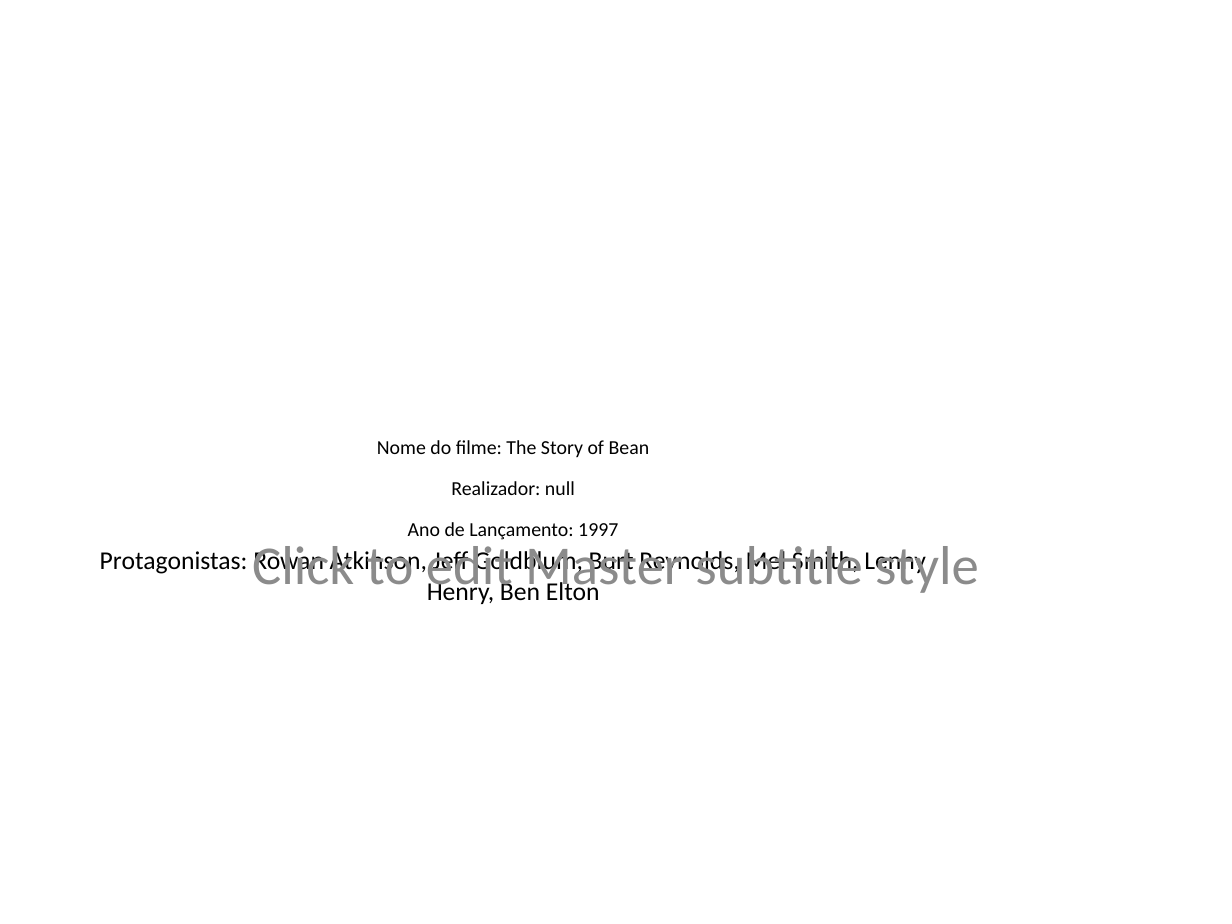
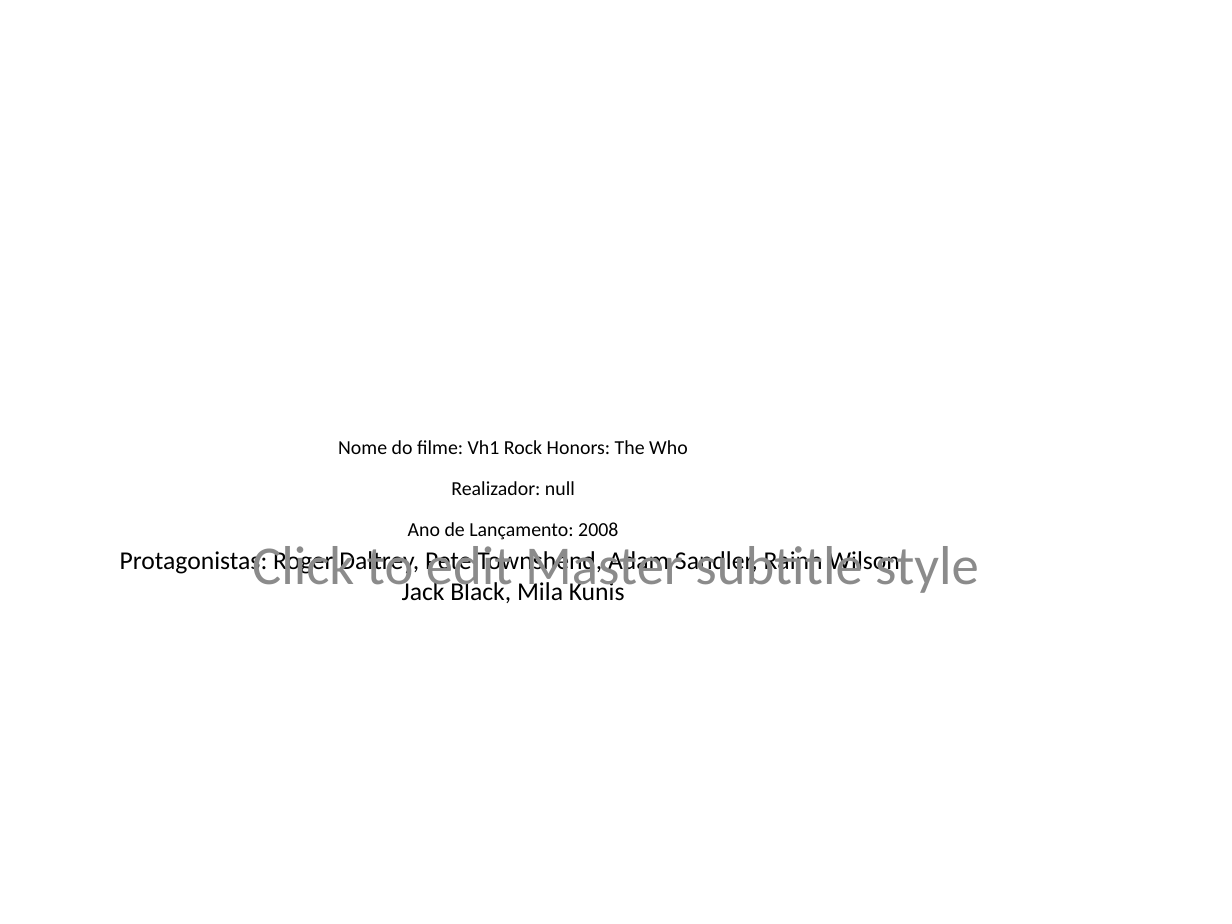
Before and after one commit to rcod1978/exercicios, a slide deck: slide 83 of movie/Filmes.pptx (slide 121 before the commit). Drawn at 1232x924 pixels with LibreOffice and Linux fonts; fonts in the diff are those of the drawing. Boxes give left, top, right and bottom in pixels: in the first picture for what was removed or moved away, otherwise in the second. Text is boxed around its words. In the diff, an @@ line names an element or a change of style, - is before the commit and + after.

```diff
--- a/movie/Filmes.pptx
+++ b/movie/Filmes.pptx
@@ title at bbox=[338, 440, 688, 454]: text changed @@
-Nome do filme: The Story of Bean
+Nome do filme: Vh1 Rock Honors: The Who
@@ title at bbox=[120, 522, 906, 603]: text changed @@
-Ano de Lançamento: 1997
-Protagonistas: Rowan Atkinson, Jeff Goldblum, Burt Reynolds, Mel Smith, Lenny Henry, Ben Elton
+Ano de Lançamento: 2008
+Protagonistas: Roger Daltrey, Pete Townshend, Adam Sandler, Rainn Wilson, Jack Black, Mila Kunis
```
Also in this commit, not shown: 50 other slides changed, 42 slides added, 71 slides removed, 8 other files.
